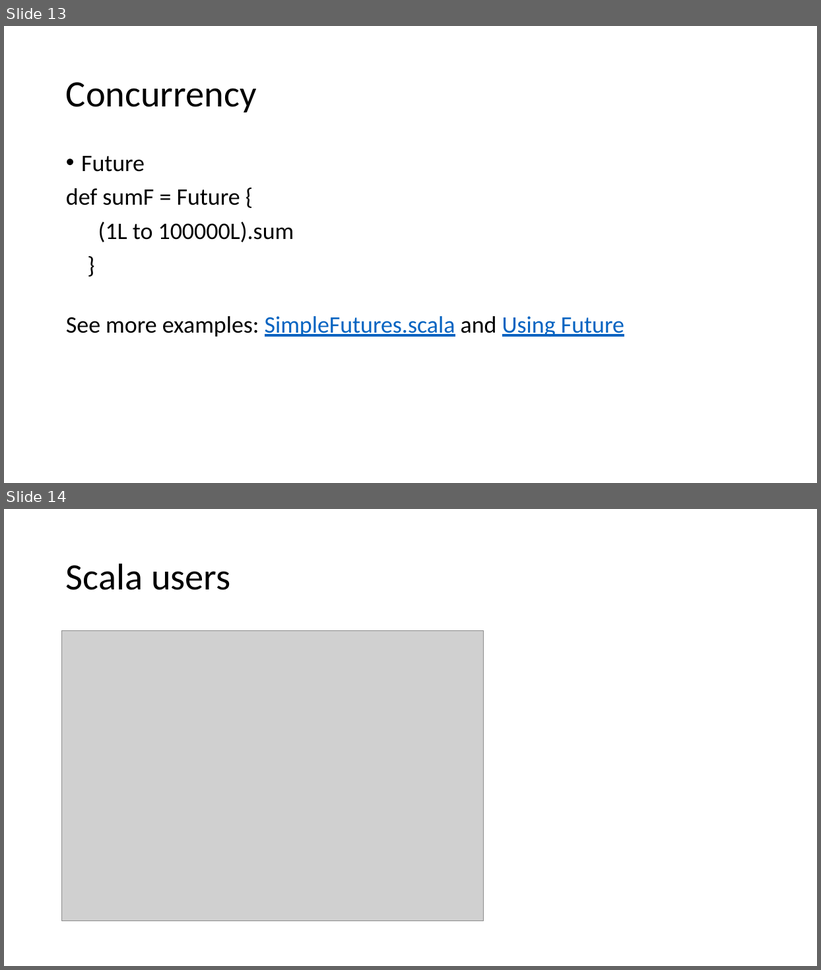
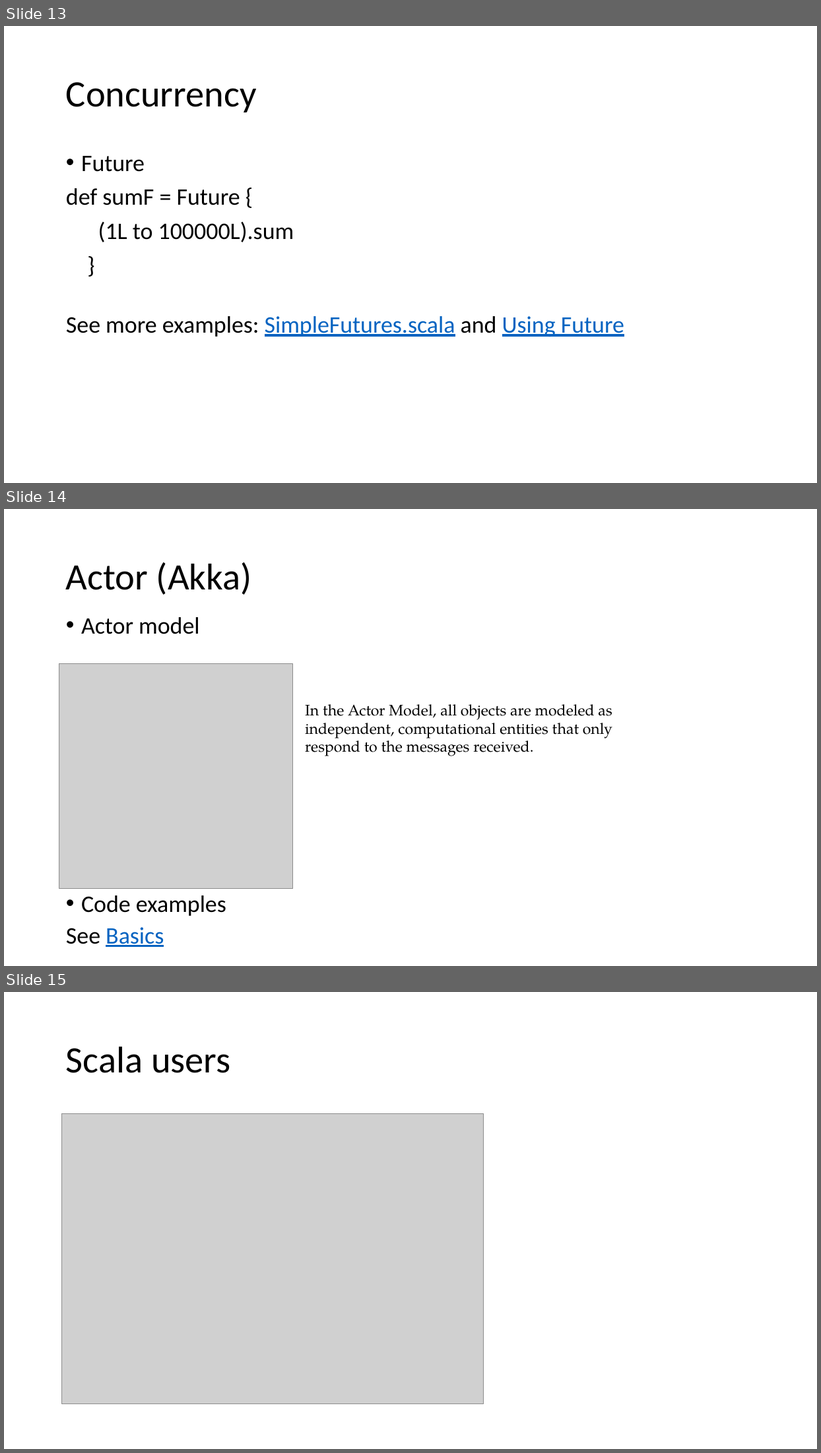
Before and after one commit to ysden123/scala-presentation, a slide deck: scala-presentation.pptx. Shown one above the other, each under a label of ours: slides 13 and 14 before the commit, slides 13, 14 and 15 after it. The pictures are 821x970 and 821x1453 pixels, drawn with LibreOffice and Linux fonts; fonts in the diff are those of the drawing; grey boxes stand for pictures. Boxes give left, top, right and bottom in pixels: in the first picture for what was removed or moved away, otherwise in the second. Text is boxed around its words. In the diff, an @@ line names an element or a change of style, - is before the commit and + after.

```diff
--- a/scala-presentation.pptx
+++ b/scala-presentation.pptx
@@ slide 14 added at (x1=4, y1=509, x2=817, y2=966), background #FFFFFF @@
@@ title added at (x1=66, y1=562, x2=252, y2=595), 44 pt, text #000000 @@
+Actor (Akka)
@@ text added at (x1=66, y1=617, x2=226, y2=947), 28 pt, text #000000 @@
+• Actor model
+• Code examples
+See Basics
@@ picture added at (x1=59, y1=664, x2=293, y2=889) @@
@@ text added at (x1=305, y1=704, x2=613, y2=757), 18 pt, text #000000 @@
+In the Actor Model, all objects are modeled as independent, computational entities that only respond to the messages received.
@@ what was slide 14 is now slide 15 @@
```
Also in this commit, not shown: 1 slide changed.
